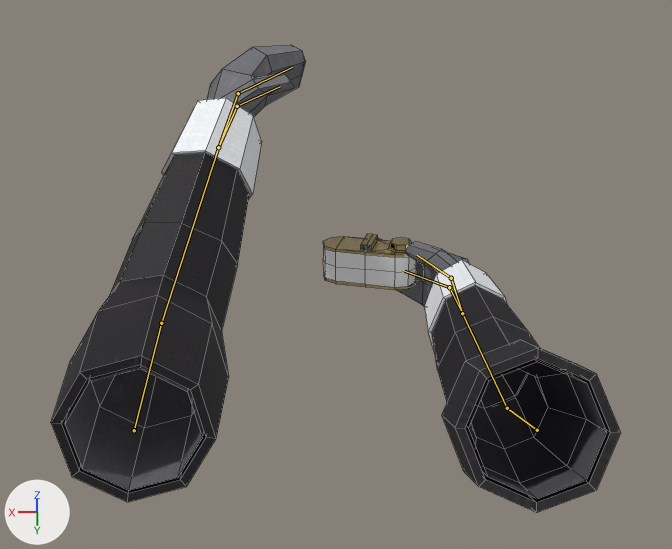
An edit to the Blender file assets/player_arms_textured/player_arms_textured.blend, drawn before and after from the same camera.
Rendered twice from a 50 mm lens placed at (0.001, 0.533, 0.774), pointed at (-0.001, -0.358, -0.147). Every picture has the same lights, and +X, +Y and +Z are marked at lower left. Both versions are drawn at frame 90 of the action 'Walk-loop'; the numbers are the values there. The bones that bend it are drawn over the model as lines. Mesh edges are drawn as thin lines.

Names of what the first picture shows: 'Arms', 'Camera', 'Sleeves'.
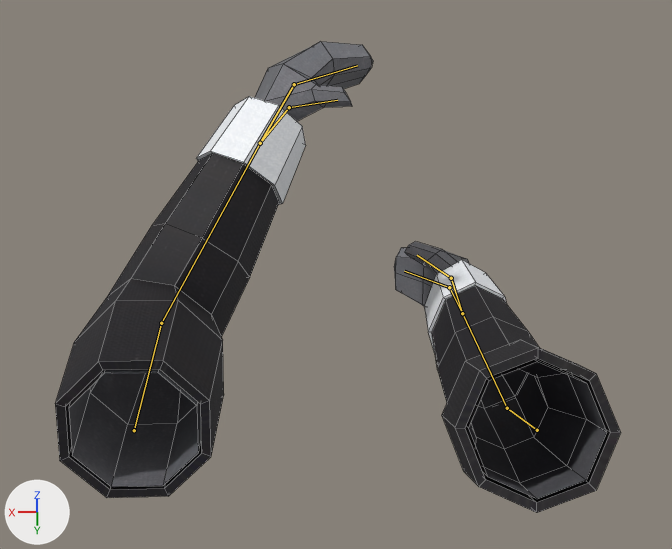
Patch to the scene script:
```diff
--- a/assets/player_arms_textured/player_arms_textured.blend.py
+++ b/assets/player_arms_textured/player_arms_textured.blend.py
@@ bone_shoulderl @@
 bone_shoulderl = bpy.data.objects['Armature'].pose.bones['ShoulderL']
-bone_shoulderl.rotation_quaternion = (0.966, 0.245, 0.084, -0.022)  # degrees (28, 10, 0)
+bone_shoulderl.rotation_quaternion = (0.947, 0.245, 0.209, 0.01)  # degrees (31, 23, 8)
@@ bone_elbowl @@
 bone_elbowl = bpy.data.objects['Armature'].pose.bones['ElbowL']  # child of 'ShoulderL'
-bone_elbowl.rotation_quaternion = (0.913, -0.398, 0.0, 0.086)  # degrees (-47, 4, 9)
+bone_elbowl.rotation_quaternion = (0.854, -0.514, -0.011, 0.085)  # degrees (-62, 4, 9)
```

What differs and where, as boxes [x1, y1, x2, y2] in the pictures (672 x 549 px):
'Sleeves', posed
    before: [51, 98, 621, 513]
    after: [55, 96, 621, 513]
'Arms', posed
    before: [65, 45, 607, 499]
    after: [69, 42, 607, 499]
'Camera', no longer drawn
    before: [323, 234, 416, 290]
bone 'ElbowL', root to tip
    before: (161, 323) to (218, 147)
    after: (161, 323) to (260, 143)
